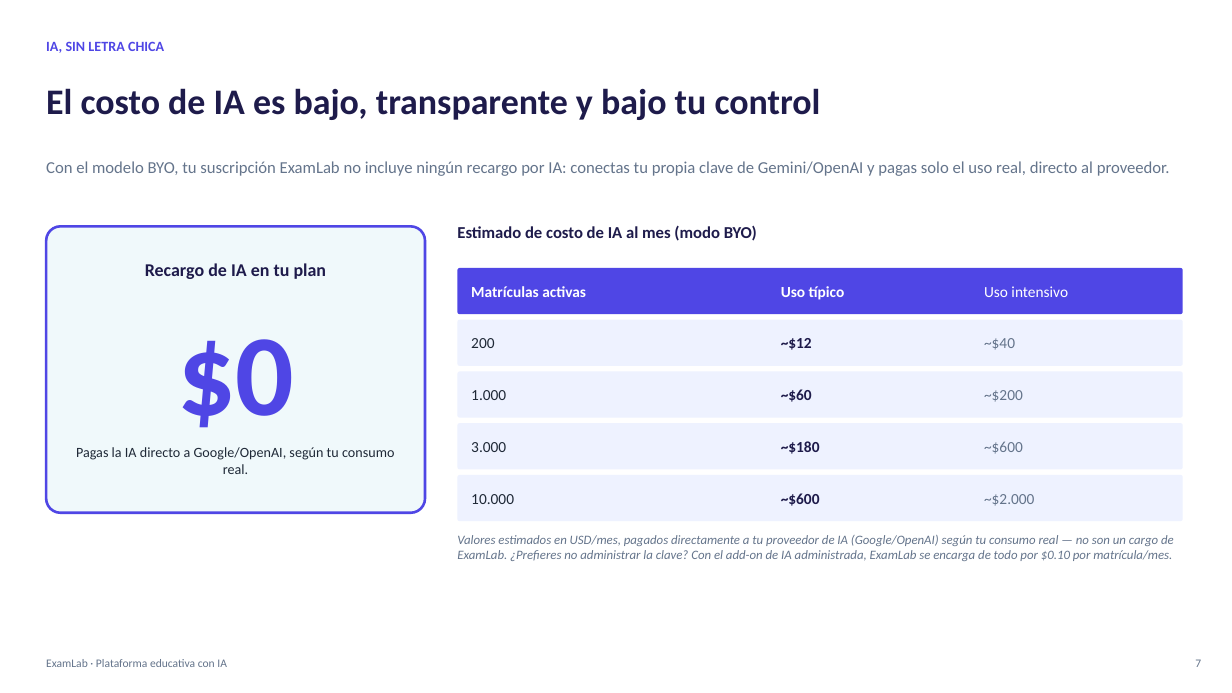
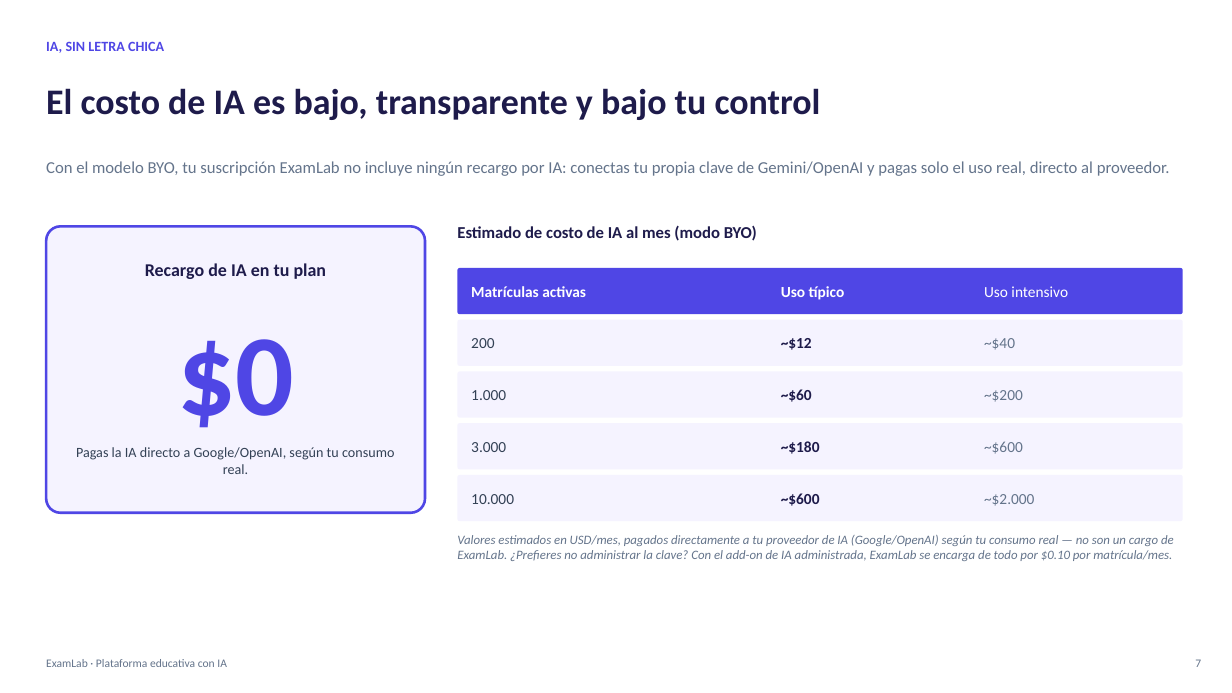
Before and after one commit to AndresDFX/examlab, a slide deck: slide 8 of docs/demos/presentacion/ExamLab-Presentacion-Comercial-v3.pptx. Drawn at 1232x693 pixels with LibreOffice and Linux fonts; fonts in the diff are those of the drawing. Boxes give left, top, right and bottom in pixels: in the first picture for what was removed or moved away, otherwise in the second. Text is boxed around its words. In the diff, an @@ line names an element or a change of style, - is before the commit and + after.

```diff
--- a/docs/demos/presentacion/ExamLab-Presentacion-Comercial-v3.pptx
+++ b/docs/demos/presentacion/ExamLab-Presentacion-Comercial-v3.pptx
@@ rounded rectangle at [46, 226, 425, 513]: fill #F0F9FB to #F5F3FF @@
@@ fill #EEF2FF to #F5F3FF in 4 elements at [457, 320, 1183, 366], [457, 372, 1183, 418], [457, 423, 1183, 470], [457, 475, 1183, 521] @@
@@ text colour #1F2937 to #334155 in 5 elements at [76, 447, 394, 474], [471, 338, 494, 348], [471, 390, 506, 400], [471, 442, 506, 452], [471, 494, 514, 504] @@
```
Also in this commit, not shown: 9 other slides changed, 5 other files.
